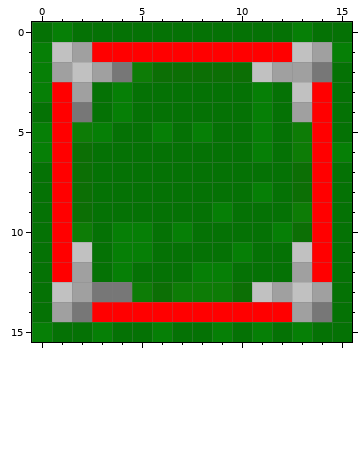
Edited in one commit: pixel-art sprite (res/packageGen.png). That is the earlier state.
The file is 16x16 pixels. Colours within 5 levels of each other are drawn and written as one.
Once edited:
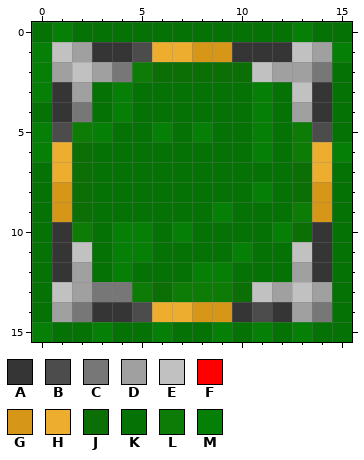
Palette (. is transparent): A #353535  B #4c4c4c  C #777777  D #a0a0a0  E #c1c1c1  F #ff0000  G #d69617  H #edad2f  J #0c6f05  K #057205  L #0d7c06  M #067f06
Difference:
{"y":1,"x":3,"old":"FFFFFFFFFF","new":"AABHHGGAAA"}
{"y":3,"x":1,"old":"F","new":"A"}
{"y":3,"x":14,"old":"F","new":"A"}
{"y":4,"x":1,"old":"F","new":"A"}
{"y":4,"x":14,"old":"F","new":"A"}
{"y":5,"x":1,"old":"F","new":"B"}
{"y":5,"x":14,"old":"F","new":"B"}
{"y":6,"x":1,"old":"F","new":"H"}
{"y":6,"x":14,"old":"F","new":"H"}
{"y":7,"x":1,"old":"F","new":"H"}
{"y":7,"x":14,"old":"F","new":"H"}
{"y":8,"x":1,"old":"F","new":"G"}
{"y":8,"x":14,"old":"F","new":"G"}
{"y":9,"x":1,"old":"F","new":"G"}
{"y":9,"x":14,"old":"F","new":"G"}
{"y":10,"x":1,"old":"F","new":"A"}
{"y":10,"x":14,"old":"F","new":"A"}
{"y":11,"x":1,"old":"F","new":"A"}
{"y":11,"x":14,"old":"F","new":"A"}
{"y":12,"x":1,"old":"F","new":"A"}
{"y":12,"x":14,"old":"F","new":"A"}
{"y":14,"x":3,"old":"FFFFFFFFFF","new":"AABHHGGABA"}
{"label":"changed","picture_box":[52,42,332,322]}
